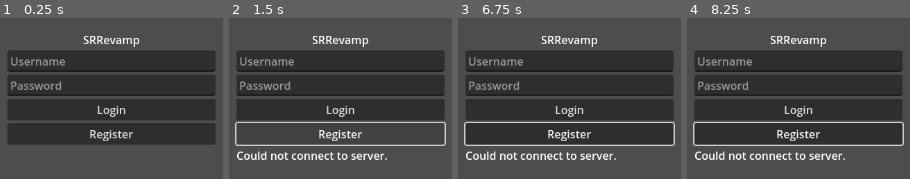
Above: before the commit, frames 1-4 (left to right).
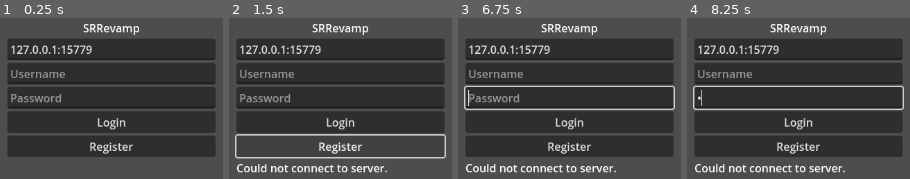
Above: after the commit, the same moments.

Repository: TheOpenSRO/OpenSRO
Game: Godot game, scene res://scenes/Boot.tscn
Same seed, same stepped clock (60 frames per second), same inputs: the game is played once before the commit and once after it.
Inputs (mouse positions are in pixels of both pictures, inside the frame that each line leads up to):
- Up to frame 1 (0.25 s): no input
- Up to frame 2 (1.5 s): click "Login" at 0.5 s; click "Register" at 1.25 s
- Up to frame 3 (6.75 s): tap Enter at 2, 3.5, 5 s; move the mouse to (outside the picture) at 2.02 s; hold D (move_right) 2.03-2.75 s; click (outside the picture) at 2.17 s; tap Space at 2.75, 4.25, 5.75 s; drag from (outside the picture) to (outside the picture) at 2.77 s; move the mouse to (outside the picture) at 3.52 s; hold D (move_right) 3.53-4.25 s; drag from (outside the picture) to (outside the picture) at 4.27 s; move the mouse to (outside the picture) at 5.02 s; hold A (move_left) 5.03-5.75 s; drag from (outside the picture) to (outside the picture) at 5.77 s; move the mouse to (609, 96) at 6.52 s; hold S (move_back) from 6.53 s (still down); click (609, 96) at 6.67 s
- Up to frame 4 (8.25 s): release S (move_back) at 7.25 s; drag from (outside the picture) to (outside the picture) at 7.27 s; move the mouse to (outside the picture) at 8.02 s; hold W (move_forward) from 8.03 s (still down)

The runs differ from the first frame. In frame 1, 26% of the frame differs, in the area x 3-97%, y 3-87%; in frame 2, 25%; in frame 3, 30%, in the area x 2-98%, y 3-97%; in frame 4, 29%.

Commit message:
Let players enter a server IP so LAN friends can connect
Login screen previously always connected to a fixed 127.0.0.1:15779.
Added a server-address text field (defaults to that same value, so
existing single-machine setups are unaffected) and address parsing
that accepts "host" or "host:port", so a friend on the same local
network can type in the host's real LAN IP instead of only ever
being able to reach a server on the same machine.

Co-Authored-By: Claude Sonnet 5 <noreply@anthropic.com>
Claude-Session: https://claude.ai/code/session_01NNCkRGXaS9HMLcwtdbYUhQ

Diff:
--- a/client/scenes/Login.tscn
+++ b/client/scenes/Login.tscn
@@ -30,6 +30,11 @@
 text = "SRRevamp"
 horizontal_alignment = 1
 
+[node name="ServerAddressEdit" type="LineEdit" parent="VBoxContainer"]
+layout_mode = 2
+text = "127.0.0.1:15779"
+placeholder_text = "Server IP[:port]"
+
 [node name="UsernameEdit" type="LineEdit" parent="VBoxContainer"]
 layout_mode = 2
 placeholder_text = "Username"
--- a/client/scripts/Login.gd
+++ b/client/scripts/Login.gd
@@ -2,10 +2,17 @@
 
 ## Login screen: connects to the Go server and sends OpLogin/OpRegister via
 ## the NetClient autoload, then moves to character select on success.
+##
+## Server address is now user-entered (server_address_edit), not a fixed
+## constant -- added 2026-08-26 so a friend on the same local network can
+## type in the host's real LAN IP (e.g. "192.168.1.23:15779") instead of
+## only ever being able to reach a server on the same machine. Defaults to
+## "127.0.0.1:15779" (localhost, the same fixed value this project always
+## used before) so existing single-machine setups keep working unchanged.
 
-const SERVER_HOST := "127.0.0.1"
-const SERVER_PORT := 15779
+const DEFAULT_SERVER_PORT := 15779
 
+@onready var server_address_edit: LineEdit = $VBoxContainer/ServerAddressEdit
 @onready var username_edit: LineEdit = $VBoxContainer/UsernameEdit
 @onready var password_edit: LineEdit = $VBoxContainer/PasswordEdit
 @onready var login_button: Button = $VBoxContainer/LoginButton
@@ -34,8 +41,33 @@
 	if NetClient.is_connected_to_server():
 		_send_pending_action()
 		return
+	var address := _parse_server_address(server_address_edit.text)
+	if address.is_empty():
+		status_label.text = "Enter a valid server address, e.g. 192.168.1.23:15779"
+		return
 	status_label.text = "Connecting..."
-	NetClient.connect_to_server(SERVER_HOST, SERVER_PORT)
+	NetClient.connect_to_server(address["host"], address["port"])
+
+## Parses a user-entered "host" or "host:port" string into {"host", "port"}
+## (port defaults to DEFAULT_SERVER_PORT if not given). Returns {} for an
+## empty host or a non-numeric port, so the caller can show a real error
+## instead of silently trying to connect somewhere wrong.
+func _parse_server_address(text: String) -> Dictionary:
+	text = text.strip_edges()
+	if text.is_empty():
+		return {}
+	var host := text
+	var port := DEFAULT_SERVER_PORT
+	var colon := text.rfind(":")
+	if colon != -1:
+		host = text.substr(0, colon)
+		var port_str := text.substr(colon + 1)
+		if not port_str.is_valid_int():
+			return {}
+		port = port_str.to_int()
+	if host.is_empty():
+		return {}
+	return {"host": host, "port": port}
 
 func _on_connected() -> void:
 	_send_pending_action()
